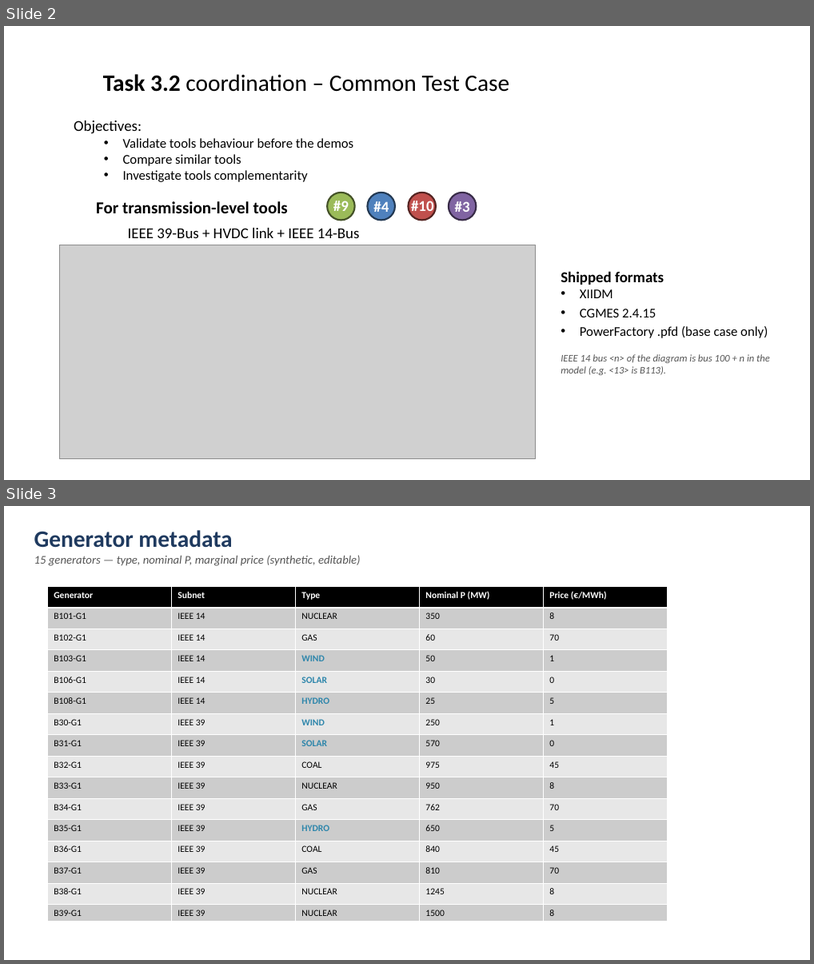
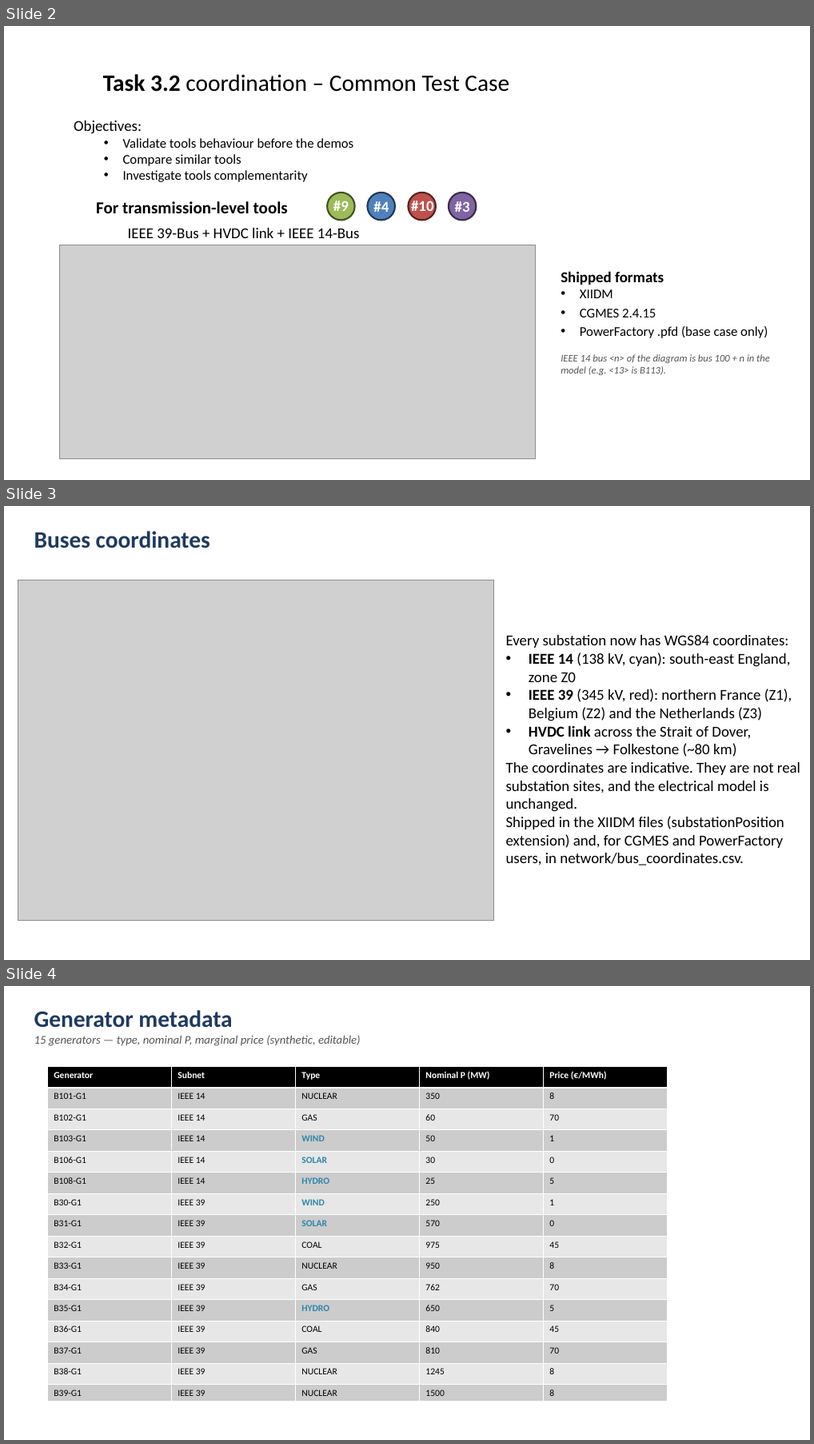
Before and after one commit to SuperGrid-Institute/hynet-t32-reference-test-case, a slide deck: docs/scenarios_presentation.pptx. Shown one above the other, each under a label of ours: slides 2 and 3 before the commit, slides 2, 3 and 4 after it. The pictures are 814x964 and 814x1444 pixels, drawn with LibreOffice and Linux fonts; fonts in the diff are those of the drawing; grey boxes stand for pictures. Boxes give left, top, right and bottom in pixels: in the first picture for what was removed or moved away, otherwise in the second. Text is boxed around its words. In the diff, an @@ line names an element or a change of style, - is before the commit and + after.

```diff
--- a/docs/scenarios_presentation.pptx
+++ b/docs/scenarios_presentation.pptx
@@ slide 3 added at box(4, 506, 810, 960), background #FFFFFF @@
@@ text added at box(34, 531, 210, 548), 28 pt, text #1F3A5F, bold @@
+Buses coordinates
@@ picture added at box(18, 580, 494, 920) @@
@@ text added at box(506, 635, 801, 865), 18 pt, text #000000 @@
+Every substation now has WGS84 coordinates:
+• IEEE 14 (138 kV, cyan): south-east England, zone Z0
+• IEEE 39 (345 kV, red): northern France (Z1), Belgium (Z2) and the Netherlands (Z3)
+• HVDC link across the Strait of Dover, Gravelines → Folkestone (~80 km)
+The coordinates are indicative. They are not real substation sites, and the electrical model is unchanged.
+Shipped in the XIIDM files (substationPosition extension) and, for CGMES and PowerFactory users, in network/bus_coordinates.csv.
@@ what was slide 3 is now slide 4 @@
```
Also in this commit, not shown: 4 other files.
